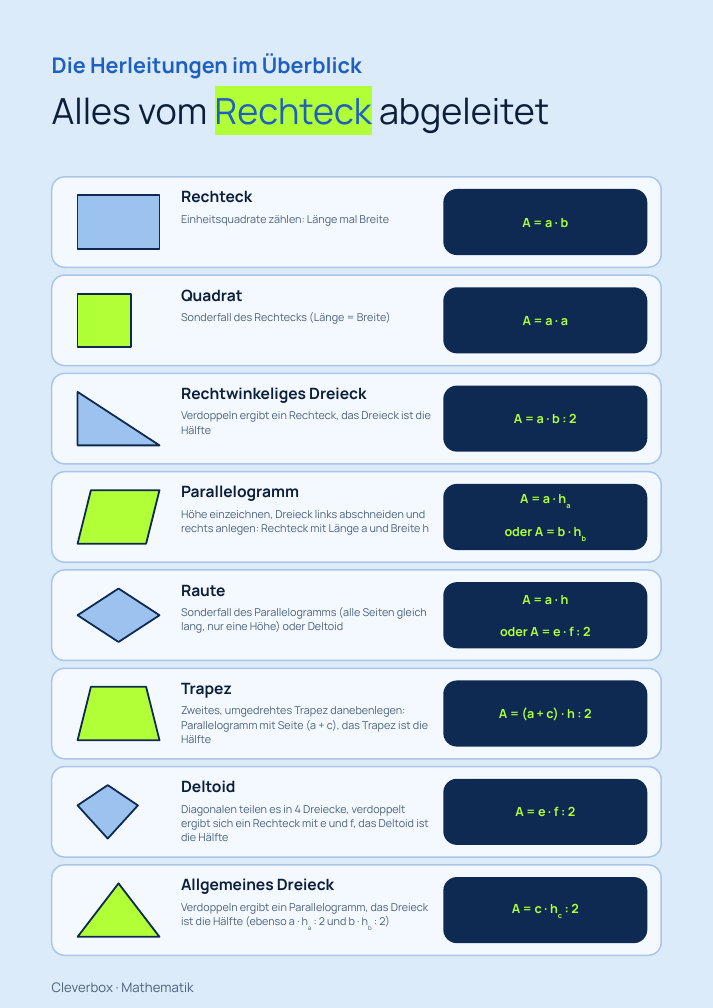
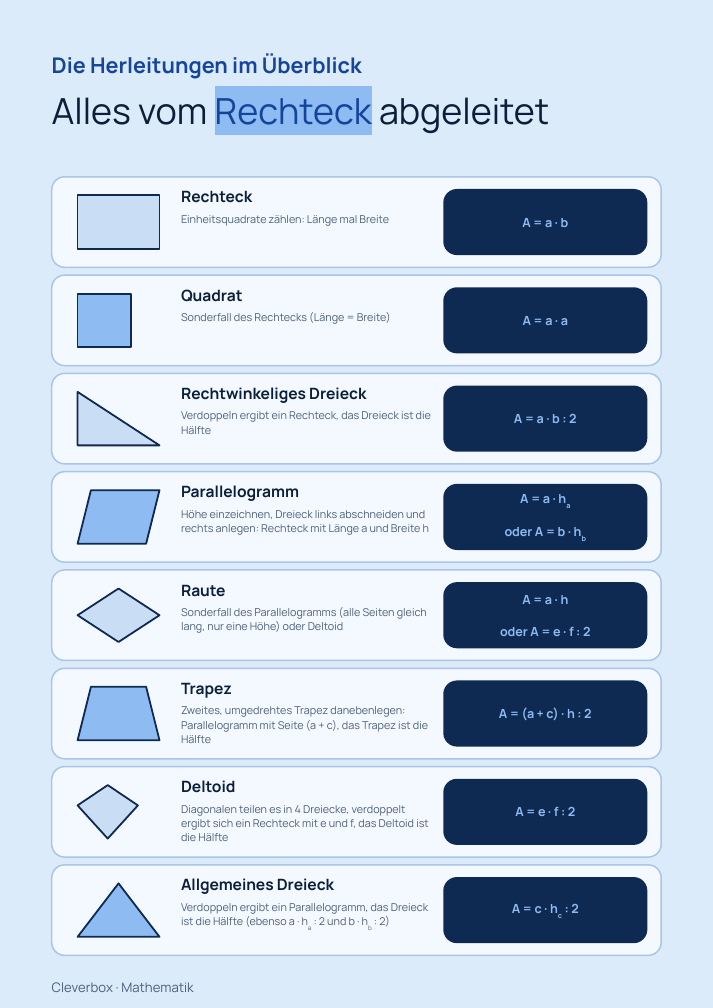
Before and after one commit to arminheske/claudecloud, a slide deck: slide 2 of videoslides/flaecheninhalt-zusammenfassung-a4.pptx. Drawn at 713x1008 pixels with LibreOffice and Linux fonts; fonts in the diff are those of the drawing. Boxes give left, top, right and bottom in pixels: in the first picture for what was removed or moved away, otherwise in the second. Text is boxed around its words. In the diff, an @@ line names an element or a change of style, - is before the commit and + after.

```diff
--- a/videoslides/flaecheninhalt-zusammenfassung-a4.pptx
+++ b/videoslides/flaecheninhalt-zusammenfassung-a4.pptx
@@ text "Die Herleitungen im Überblick" at <box>52,53,362,79</box>: text colour #1F5FBF to #14459A @@
@@ text "Alles vom Rechteck abgeleitet" at <box>52,97,549,133</box>: text colour #1F5FBF to #14459A, highlight #B1FF37 to #8DBBF2 in "Rechteck" @@
@@ fill #9CC3F0 to #C9DDF5 in 4 elements at <box>78,196,159,249</box>, <box>78,391,159,445</box>, <box>78,589,159,642</box>, <box>78,785,138,839</box> @@
@@ fill #B1FF37 to #8DBBF2 in 4 elements at <box>78,293,131,347</box>, <box>78,490,159,543</box>, <box>78,686,159,740</box>, <box>78,883,159,936</box> @@
@@ text colour #B1FF37 to #8DBBF2 in 10 elements at <box>522,218,569,227</box>, <box>523,316,568,325</box>, <box>514,414,576,423</box>, <box>520,494,550,503</box>, <box>505,527,566,536</box>, <box>522,595,569,604</box>, <box>500,627,590,636</box>, <box>499,707,591,720</box>, <box>515,807,575,816</box>, <box>512,904,578,913</box> @@
```
Also in this commit, not shown: 2 other slides changed.
